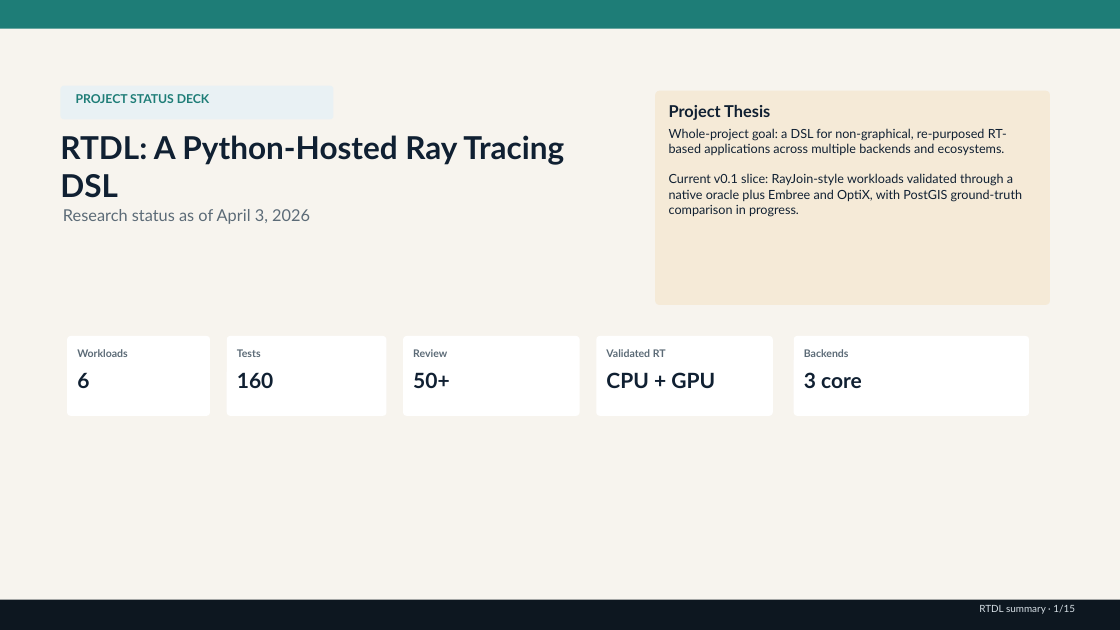
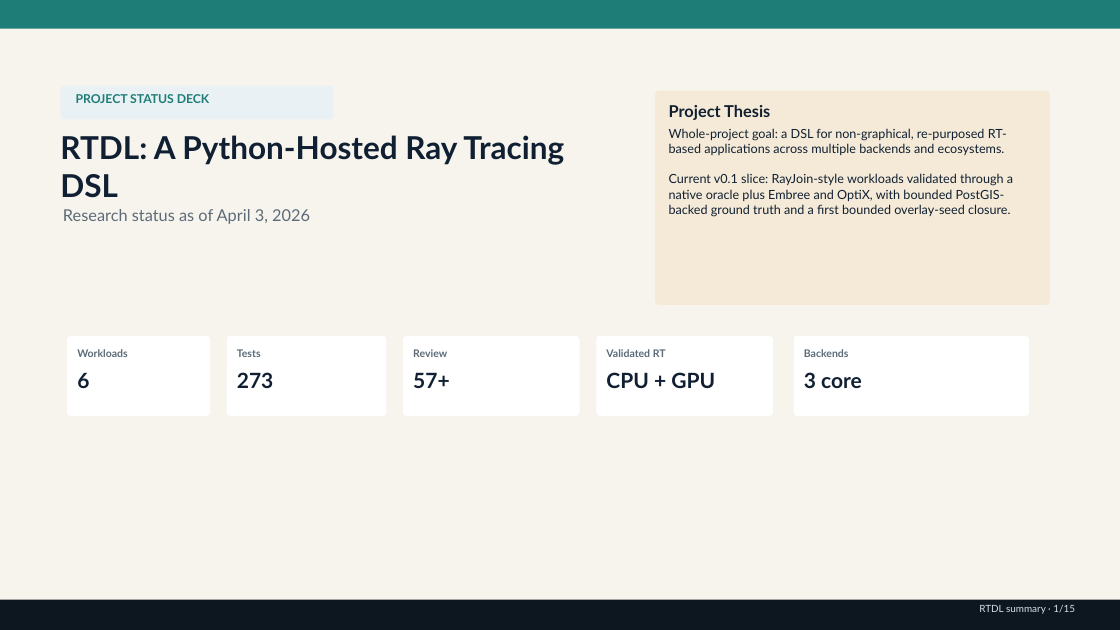
Before and after one commit to rubaolee/rtdl, a slide deck: slide 1 of rtdl_status_summary.pptx. Drawn at 1120x630 pixels with LibreOffice and Linux fonts; fonts in the diff are those of the drawing. Boxes give left, top, right and bottom in pixels: in the first picture for what was removed or moved away, otherwise in the second. Text is boxed around its words. In the diff, an @@ line names an element or a change of style, - is before the commit and + after.

```diff
--- a/rtdl_status_summary.pptx
+++ b/rtdl_status_summary.pptx
@@ text at bbox=[669, 173, 1013, 217]: text changed @@
-Current v0.1 slice: RayJoin-style workloads validated through a native oracle plus Embree and OptiX, with PostGIS ground-truth comparison in progress.
+Current v0.1 slice: RayJoin-style workloads validated through a native oracle plus Embree and OptiX, with bounded PostGIS-backed ground truth and a first bounded overlay-seed closure.
@@ text at bbox=[237, 372, 274, 388]: text changed @@
-160
+273
@@ text at bbox=[413, 372, 450, 388]: text changed @@
-50+
+57+
```
Also in this commit, not shown: 5 other slides changed, 14 other files.
